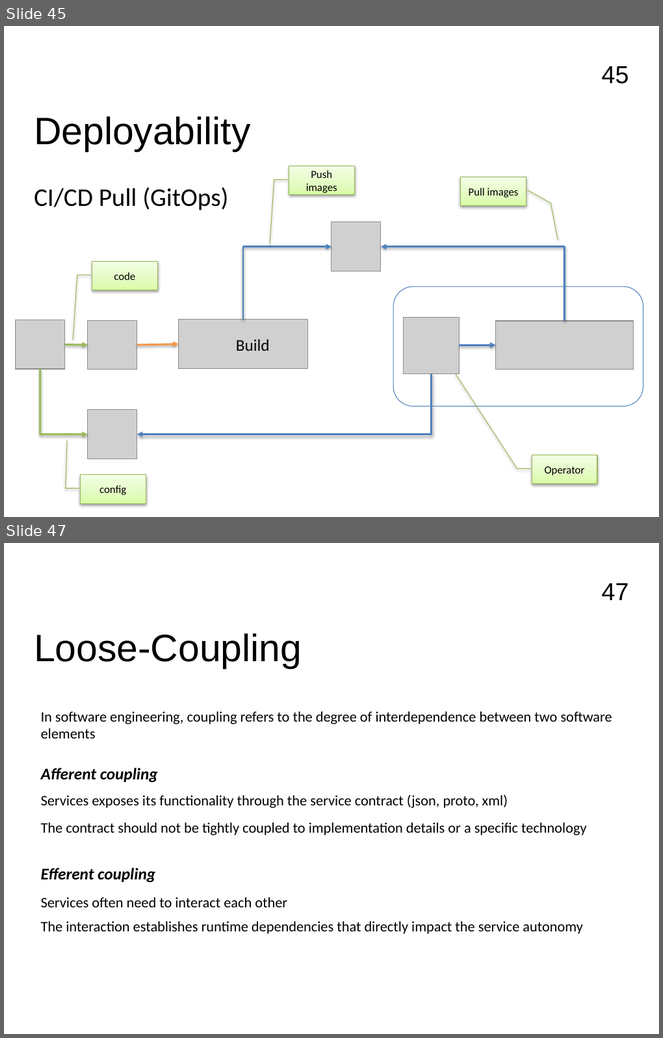
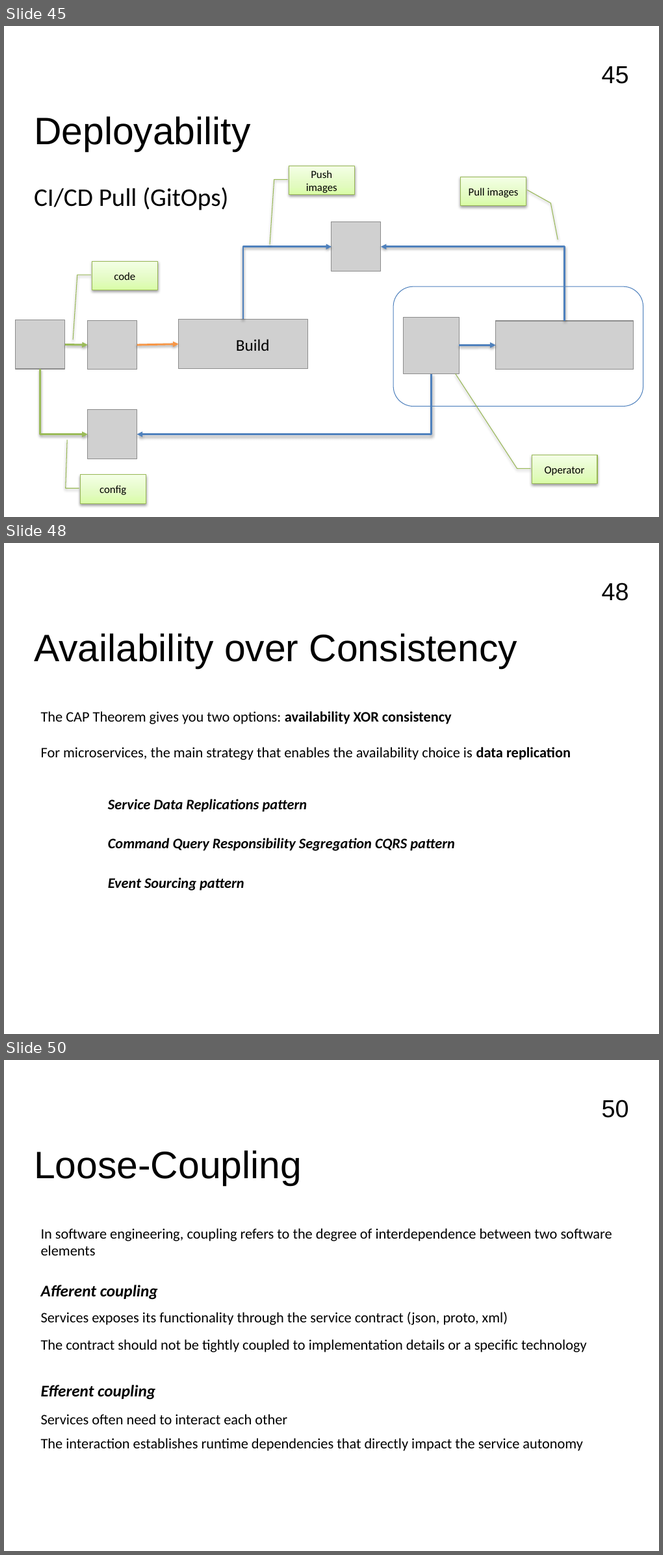
Before and after one commit to FrancoMelandri/SOLID, a slide deck: docs/solid.pptx. Shown one above the other, each under a label of ours: slides 45 and 47 before the commit, slides 45, 48 and 50 after it; the slides between them are not shown. The pictures are 663x1038 and 663x1555 pixels, drawn with LibreOffice and Linux fonts; fonts in the diff are those of the drawing; grey boxes stand for pictures. Boxes give left, top, right and bottom in pixels: in the first picture for what was removed or moved away, otherwise in the second. Text is boxed around its words. In the diff, an @@ line names an element or a change of style, - is before the commit and + after.

Commit message:
introducing availability over consistency chapter

```diff
--- a/docs/solid.pptx
+++ b/docs/solid.pptx
@@ slide 48 added at bbox=[4, 543, 659, 1034], background #FFFFFF; not listed: 1 template element that a slide beside it also shows @@
@@ text added at bbox=[34, 633, 518, 668], 42 pt, text #000000 @@
+Availability over Consistency
@@ text added at bbox=[41, 711, 452, 724], 16 pt, text #000000 @@
+The CAP Theorem gives you two options: availability XOR consistency
@@ text added at bbox=[41, 747, 571, 760], 16 pt, text #000000 @@
+For microservices, the main strategy that enables the availability choice is data replication
@@ text added at bbox=[108, 799, 308, 812], 16 pt, text #000000, bold, italic @@
+Service Data Replications pattern
@@ text added at bbox=[108, 838, 455, 851], 16 pt, text #000000, bold, italic @@
+Command Query Responsibility Segregation CQRS pattern
@@ text added at bbox=[108, 878, 244, 891], 16 pt, text #000000, bold, italic @@
+Event Sourcing pattern
@@ what was slide 47 is now slide 50 @@
@@ page number at bbox=[602, 1100, 629, 1118]: text changed @@
-47
+50
```
Also in this commit, not shown: 1 slide changed, 2 other slides added.
